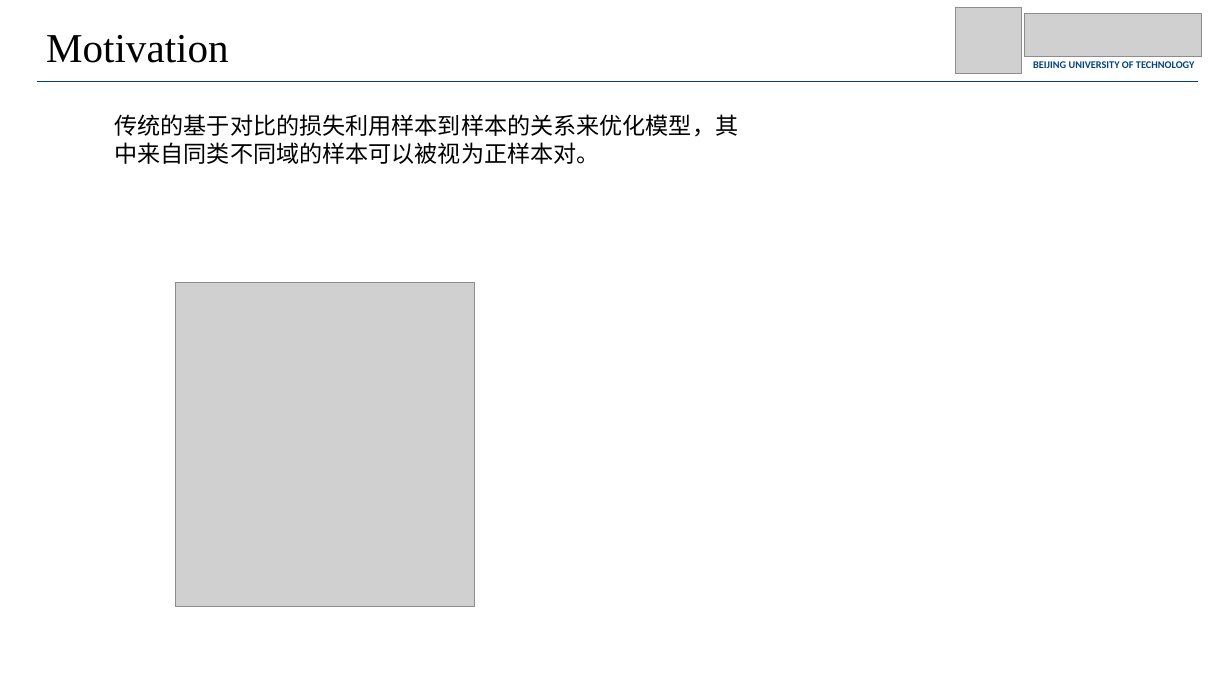
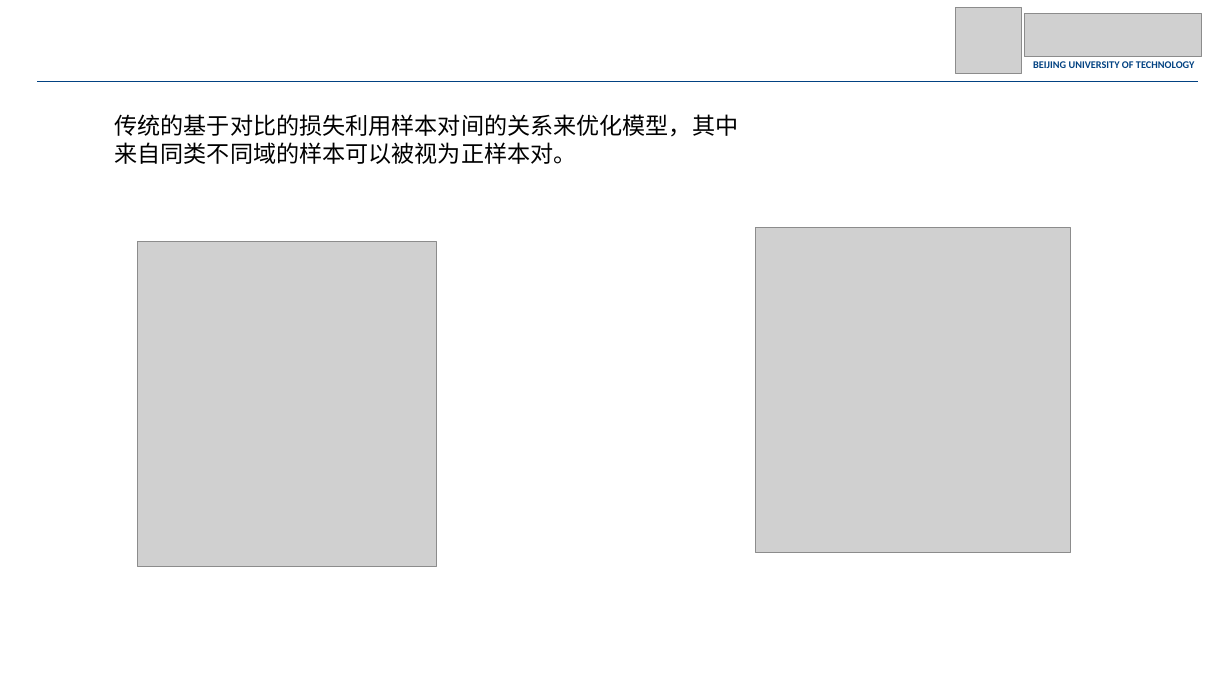
Before and after one commit to JohnnyM1ng/dissertation-proposal, a slide deck: slide 3 of 2023_12_08_论文讲解_张一鸣.pptx (slide 2 before the commit). Drawn at 1232x693 pixels with LibreOffice and Linux fonts; fonts in the diff are those of the drawing; grey boxes stand for pictures; background and template pictures are left out. Boxes give left, top, right and bottom in pixels: in the first picture for what was removed or moved away, otherwise in the second. Text is boxed around its words. In the diff, an @@ line names an element or a change of style, - is before the commit and + after.

```diff
--- a/2023_12_08_论文讲解_张一鸣.pptx
+++ b/2023_12_08_论文讲解_张一鸣.pptx
@@ text removed at bbox=[46, 35, 228, 63] @@
-Motivation
@@ text at bbox=[115, 114, 739, 164]: text changed @@
-传统的基于对比的损失利用样本到样本的关系来优化模型，其中来自同类不同域的样本可以被视为正样本对。
+传统的基于对比的损失利用样本对间的关系来优化模型，其中来自同类不同域的样本可以被视为正样本对。
@@ picture added at bbox=[756, 228, 1070, 553] @@
@@ picture: place and size @@
-picture at bbox=[176, 282, 475, 606]
+picture at bbox=[138, 242, 437, 567]
```
Also in this commit, not shown: 6 other slides changed, 8 slides removed.
